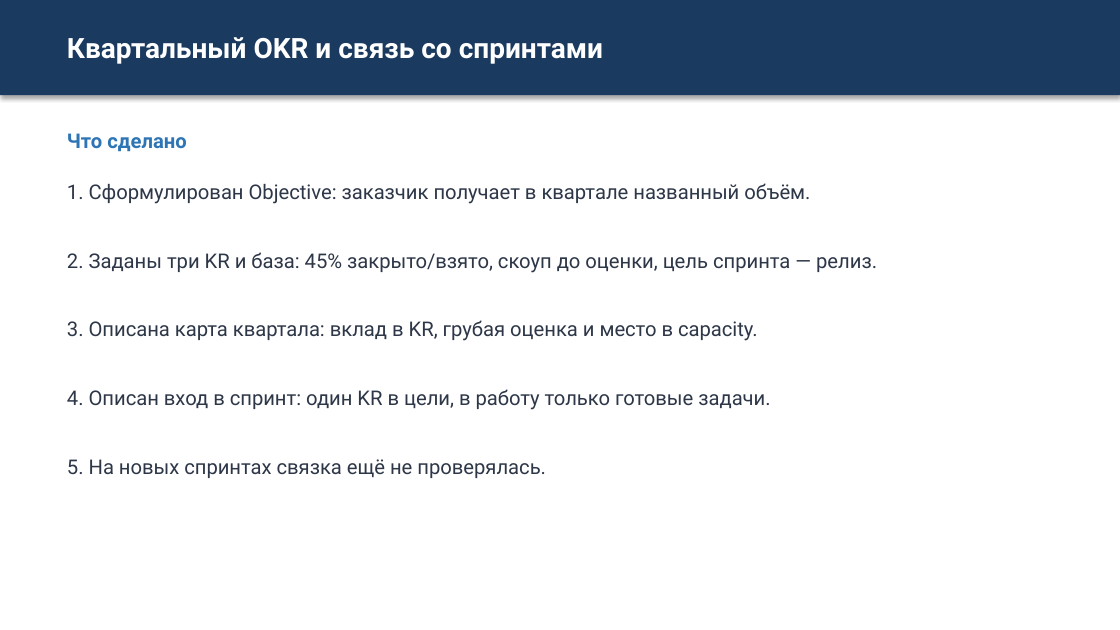
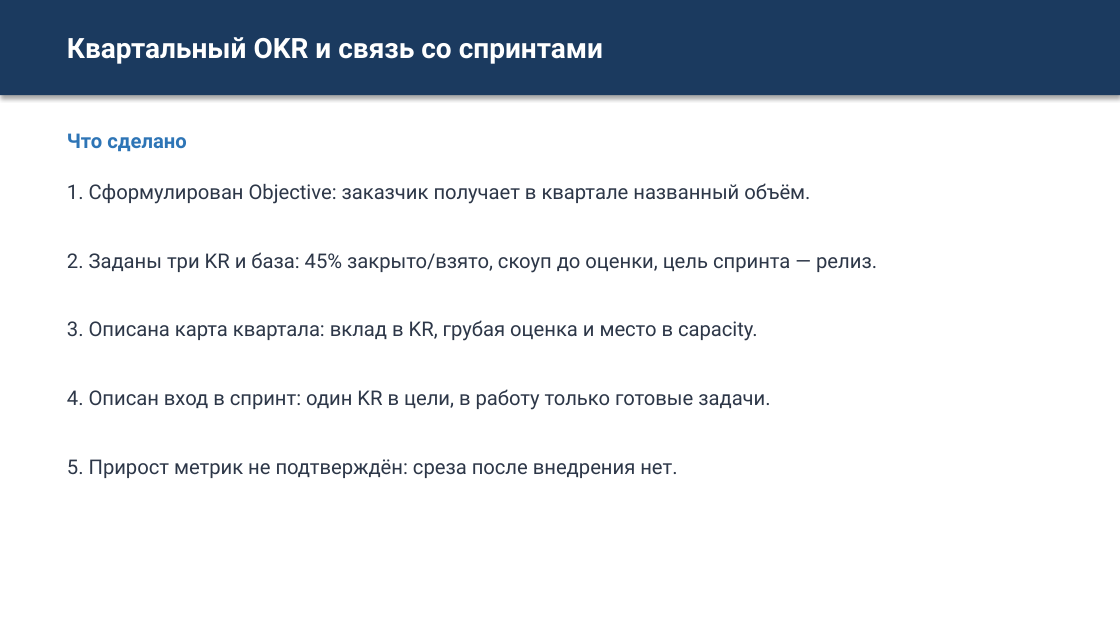
Before and after one commit to camelot270/otus_work, a slide deck: slide 13 of docs/Zashita_proekta_Skvoznoe_planirovanie.pptx. Drawn at 1120x630 pixels with LibreOffice and Linux fonts; fonts in the diff are those of the drawing. Boxes give left, top, right and bottom in pixels: in the first picture for what was removed or moved away, otherwise in the second. Text is boxed around its words. In the diff, an @@ line names an element or a change of style, - is before the commit and + after.

```diff
--- a/docs/Zashita_proekta_Skvoznoe_planirovanie.pptx
+++ b/docs/Zashita_proekta_Skvoznoe_planirovanie.pptx
@@ text at [67,459,677,478]: text changed @@
-5. На новых спринтах связка ещё не проверялась.
+5. Прирост метрик не подтверждён: среза после внедрения нет.
```
Also in this commit, not shown: 3 other slides changed, 2 slides added, 1 other file.
